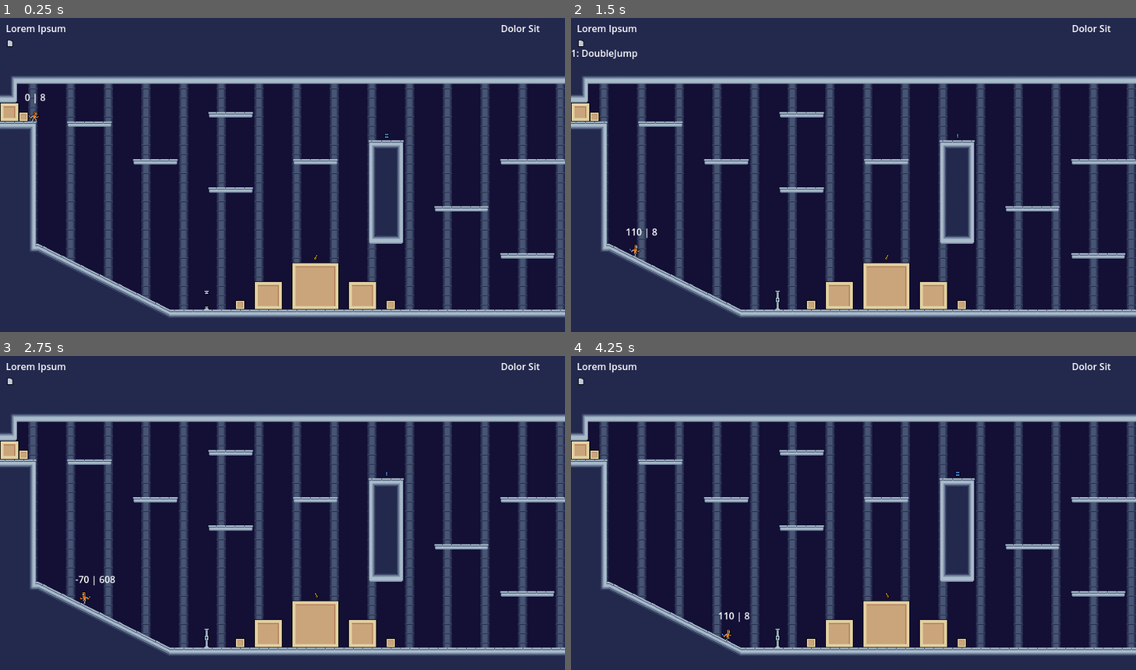
Above: before the commit, frames 1-4 (two rows, left to right).
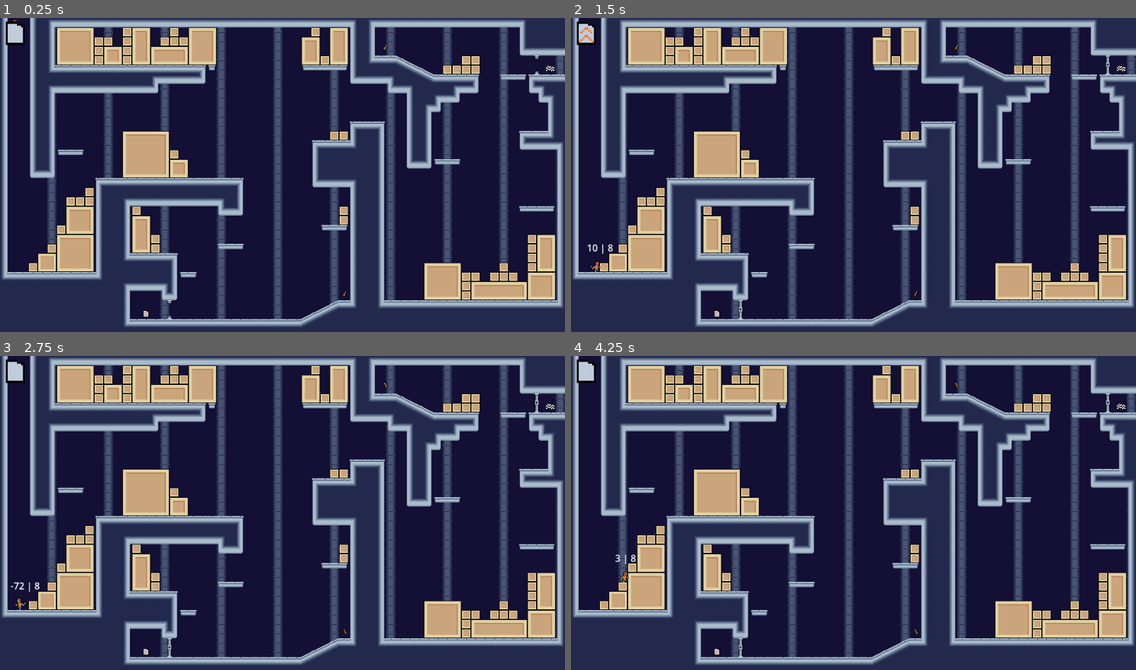
Above: after the commit, the same moments.

Repository: Cradac/H.O.R.S.T.
Game: Godot game, scene res://levels/level_1.tscn
Two runs of this game, one before a commit and one after it. Both use one fixed random seed, a clock stepped at 60 frames per second and the inputs below. Before the commit the project starts from res://basic_scene.tscn.
Inputs:
- Up to frame 1 (0.25 s): no input
- Up to frame 2 (1.5 s): hold Space (jump) 0.53-1.28 s; hold Right (move_right) from 0.53 s (still down); tap F (action) at 1.35 s
- Up to frame 3 (2.75 s): tap Space (jump) at 1.52, 1.55, 1.82 s; release Right (move_right) at 2.03 s; hold Left (move_left) from 2.03 s (still down); hold Space (jump) from 2.03 s (still down); tap 1 (drop_first) at 2.1 s
- Up to frame 4 (4.25 s): release Left (move_left) at 2.78 s; release Space (jump) at 2.78 s; hold Right (move_right) from 2.78 s (still down); tap 2 (drop_second) at 2.85 s; tap Space (jump) at 3.02, 3.05, 3.32 s; hold Space (jump) from 3.53 s (still down)

The runs differ from the first frame. In frame 1, 58% of the frame differs, in the area x 0-100%, y 0-99%; in frame 2, 58%; in frame 3, 58%; in frame 4, 58%.

Commit message:
UI now displays skillshards

Diff:
--- a/extensions/ChargedJump.gd
+++ b/extensions/ChargedJump.gd
@@ -30,3 +30,6 @@
 
 func get_name():
 	return name
+
+func get_texture():
+	return load("res://material/ChargedJump-Skillshard.png")
--- a/extensions/DoubleJump.gd
+++ b/extensions/DoubleJump.gd
@@ -22,3 +22,6 @@
 
 func get_name():
 	return name
+
+func get_texture():
+	return load("res://material/DoubleJump-Skillshard.png")
--- a/extensions/Extension.gd
+++ b/extensions/Extension.gd
@@ -15,3 +15,6 @@
 
 func get_name():
 	return "GenericExtension"
+
+func get_texture():
+	return load("res://material/empty-Skillshard.png")
--- a/extensions/Parachute.gd
+++ b/extensions/Parachute.gd
@@ -2,6 +2,7 @@
 
 @export var name = "Parachute"
 @export var gravity = 50
+@export var texture: Texture2D
 var orig_gravity
 
 # Called when the node enters the scene tree for the first time.
@@ -23,3 +24,6 @@
 
 func get_name():
 	return name
+
+func get_texture():
+	return load("res://material/bad_asset_01.png")
--- a/project.godot
+++ b/project.godot
@@ -11,7 +11,7 @@
 [application]
 
 config/name="Ld 54"
-run/main_scene="res://basic_scene.tscn"
+run/main_scene="res://levels/level_1.tscn"
 config/features=PackedStringArray("4.1", "GL Compatibility")
 config/icon="res://icon.svg"
 
--- a/ui/IngameUI.gd
+++ b/ui/IngameUI.gd
@@ -3,28 +3,36 @@
 @onready var skill_inventory = $SkillInventoryUI
 @onready var item_inventory = $ItemInventoryUI
 @onready var player: Player = $"../Character"
-@onready var _animated_sprite = $AnimatedSprite2D
 
 
 func _ready():
 	player.skill_inventory_change.connect(_on_skill_inventory_change)
 	player.item_inventory_change.connect(_on_item_inventory_change)
-	_animated_sprite.play("no-item")
+	setup_empty_skills()
 	pass
 
 
-func _on_skill_inventory_change(extensions):
+func _on_skill_inventory_change(extensions: Array[Extension]):
 	print(str(extensions))
 	clear_skill_inventory()
+	setup_empty_skills()
 	for i in range(extensions.size()):
-		var label = Label.new()
-		var extension = extensions[i]
-		label.text = str(i+1) + ": " + extension.get_name()
-		skill_inventory.add_child(label)
+		var textureRect = skill_inventory.get_child(i)
+		textureRect.texture = extensions[i].get_texture()
 
 func clear_skill_inventory():
 	for child in skill_inventory.get_children():
 		skill_inventory.remove_child(child)
+
+func setup_empty_skills():
+	for i in range(player.ram_size):
+		var textureRect = TextureRect.new()
+		textureRect.expand_mode = TextureRect.EXPAND_FIT_WIDTH
+		textureRect.stretch_mode = TextureRect.STRETCH_SCALE
+
+		textureRect.texture = load("res://material/empty-Skillshard.png")
+		skill_inventory.add_child(textureRect)
+
 
 func _on_item_inventory_change(items):
 	print(str(items))
--- a/ui/IngameUI.tscn
+++ b/ui/IngameUI.tscn
@@ -1,46 +1,7 @@
-[gd_scene load_steps=8 format=3 uid="uid://dbk2p6s2c1m8i"]
+[gd_scene load_steps=3 format=3 uid="uid://dbk2p6s2c1m8i"]
 
 [ext_resource type="Script" path="res://ui/IngameUI.gd" id="1_r626d"]
 [ext_resource type="Texture2D" uid="uid://pk2dgjkjg2lt" path="res://material/UI-overlay.png" id="2_x88rb"]
-[ext_resource type="Texture2D" uid="uid://8wawwv5sgddd" path="res://material/ChargedJump-Skillshard.png" id="3_6py34"]
-[ext_resource type="Texture2D" uid="uid://cy75t3qkfrdcr" path="res://material/Dash-Skillshard.png" id="4_qun3l"]
-[ext_resource type="Texture2D" uid="uid://cmtmrcmq85qs2" path="res://material/DoubleJump-Skillshard.png" id="5_8227d"]
-[ext_resource type="Texture2D" uid="uid://bq0nn7xb6toli" path="res://material/empty-Skillshard.png" id="6_4nj8e"]
-
-[sub_resource type="SpriteFrames" id="SpriteFrames_q72ka"]
-animations = [{
-"frames": [{
-"duration": 1.0,
-"texture": ExtResource("3_6py34")
-}],
-"loop": false,
-"name": &"charged-jump",
-"speed": 5.0
-}, {
-"frames": [{
-"duration": 1.0,
-"texture": ExtResource("4_qun3l")
-}],
-"loop": true,
-"name": &"dash",
-"speed": 5.0
-}, {
-"frames": [{
-"duration": 1.0,
-"texture": ExtResource("5_8227d")
-}],
-"loop": false,
-"name": &"double-jump",
-"speed": 5.0
-}, {
-"frames": [{
-"duration": 1.0,
-"texture": ExtResource("6_4nj8e")
-}],
-"loop": false,
-"name": &"no-item",
-"speed": 5.0
-}]
 
 [node name="IngameUI" type="Control"]
 layout_mode = 3
@@ -54,8 +15,8 @@
 [node name="SkillInventoryUI" type="HBoxContainer" parent="."]
 z_index = 10
 layout_mode = 0
-offset_right = 383.0
-offset_bottom = 120.0
+offset_right = 113.0
+offset_bottom = 52.0
 
 [node name="ItemInventoryUI" type="HBoxContainer" parent="."]
 z_index = 10
@@ -67,36 +28,7 @@
 grow_horizontal = 2
 alignment = 2
 
-[node name="Label" type="Label" parent="."]
-z_index = 10
-layout_mode = 1
-anchors_preset = -1
-anchor_left = -0.127083
-anchor_top = 0.00925926
-anchor_right = -0.127083
-anchor_bottom = 0.00925926
-offset_left = 851.0
-offset_top = 6.0
-offset_right = 954.0
-offset_bottom = 32.0
-text = "Dolor Sit"
-metadata/_edit_use_anchors_ = true
-
-[node name="Label2" type="Label" parent="."]
-z_index = 10
-layout_mode = 1
-offset_left = 10.0
-offset_top = 6.0
-offset_right = 113.0
-offset_bottom = 32.0
-text = "Lorem Ipsum"
-
 [node name="Ui-overlay" type="Sprite2D" parent="."]
 visible = false
 position = Vector2(480, 270)
 texture = ExtResource("2_x88rb")
-
-[node name="AnimatedSprite2D" type="AnimatedSprite2D" parent="."]
-position = Vector2(17, 43)
-sprite_frames = SubResource("SpriteFrames_q72ka")
-animation = &"no-item"
